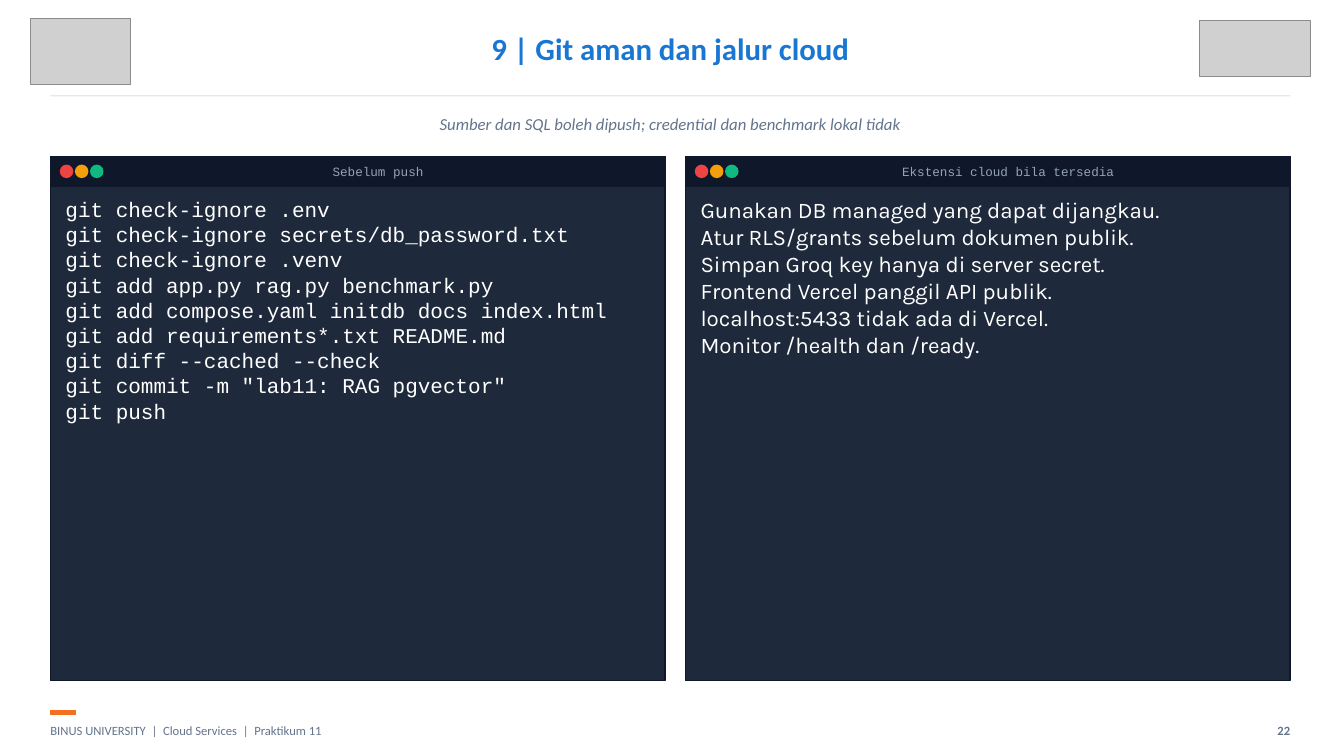
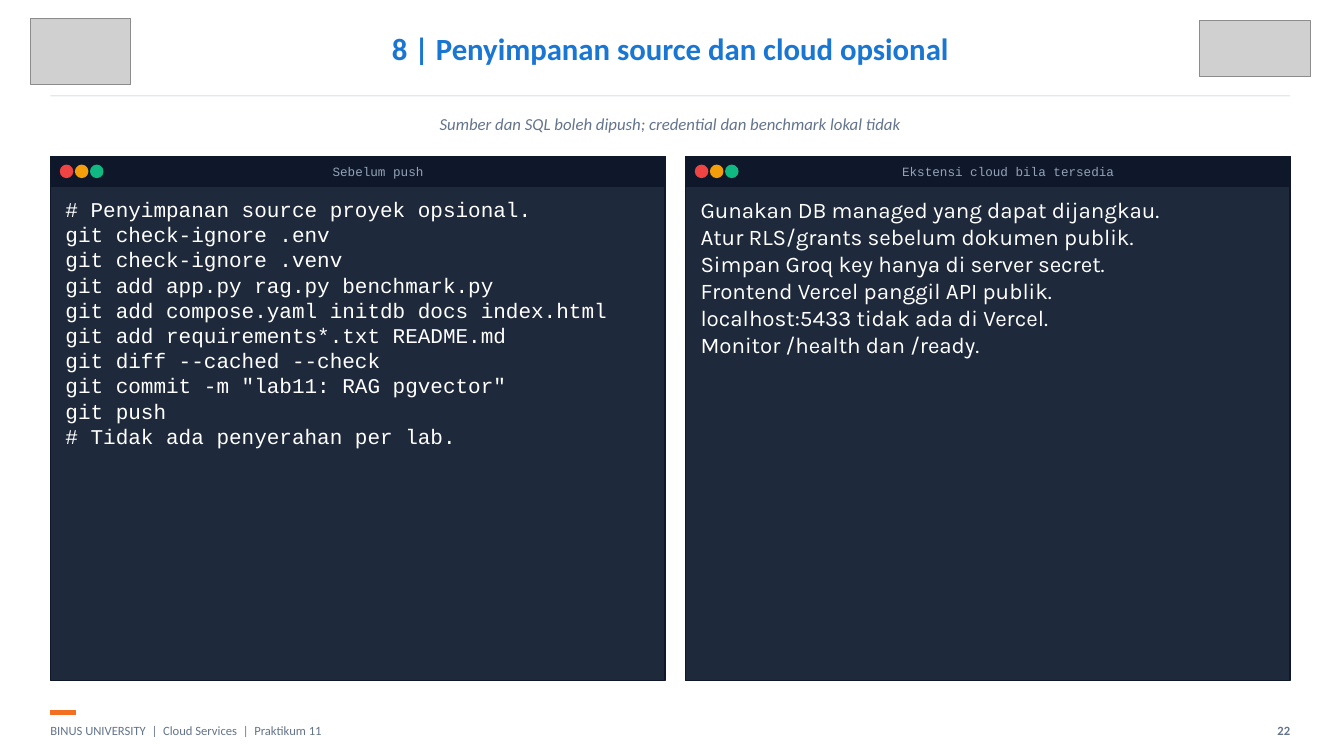
Before and after one commit to SeedFlora/meet11CloudService, a slide deck: slide 22 of slides/LAB11_RAG_pgvector_Bukti_Live.pptx. Drawn at 1344x756 pixels with LibreOffice and Linux fonts; fonts in the diff are those of the drawing; grey boxes stand for pictures. Boxes give left, top, right and bottom in pixels: in the first picture for what was removed or moved away, otherwise in the second. Text is boxed around its words. In the diff, an @@ line names an element or a change of style, - is before the commit and + after.

```diff
--- a/slides/LAB11_RAG_pgvector_Bukti_Live.pptx
+++ b/slides/LAB11_RAG_pgvector_Bukti_Live.pptx
@@ text at box(392, 38, 948, 65): text changed @@
-9 | Git aman dan jalur cloud
+8 | Penyimpanan source dan cloud opsional
@@ text at box(65, 202, 607, 449): text changed @@
-git check-ignore .env
-git check-ignore secrets/db_password.txt
-git check-ignore .venv
-git add app.py rag.py benchmark.py
-git add compose.yaml initdb docs index.html
-git add requirements*.txt README.md
-git diff --cached --check
-git commit -m "lab11: RAG pgvector"
-git push
+# Penyimpanan source proyek opsional.
+git check-ignore .env
+git check-ignore .venv
+git add app.py rag.py benchmark.py
+git add compose.yaml initdb docs index.html
+git add requirements*.txt README.md
+git diff --cached --check
+git commit -m "lab11: RAG pgvector"
+git push
+# Tidak ada penyerahan per lab.
```
Also in this commit, not shown: 1 other slide changed, 12 other files.
